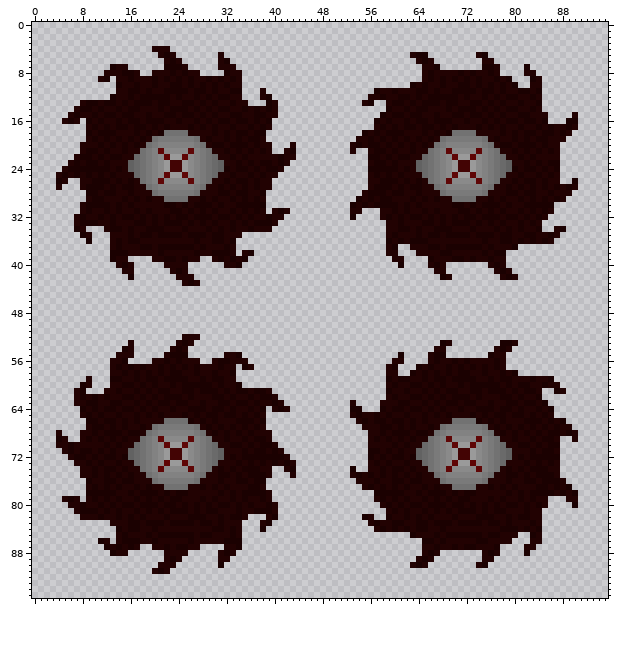
Two versions of one sprite sheet, assets/images/chase_monster.png. This is how it looked before the edit.
The file is 96x96 pixels. Colours within 5 levels of each other are drawn and written as one.
After the commit:
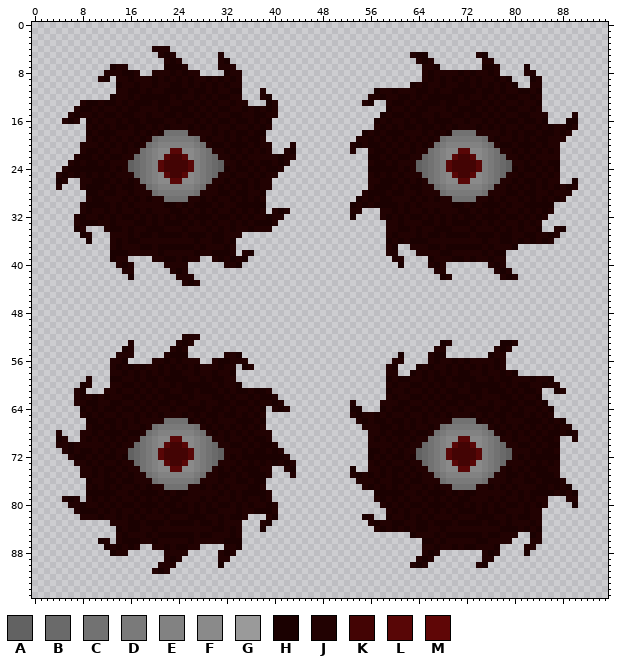
Palette (. is transparent): A #626262  B #6a6a6a  C #727272  D #7a7a7a  E #828282  F #8a8a8a  G #9a9a9a  H #1b0101  J #220202  K #430404  L #580606  M #5f0606
The exact change:
Changed rows in their new state; - is an unchanged pixel.
first column x 21:
21 F-LL-F------------------------------------------F-LL-F
22 -LKKL--------------------------------------------LKKL-
23 LK--KL------------------------------------------LK--KL
24 LK--KL------------------------------------------LK--KL
25 -LKKL--------------------------------------------LKKL-
26 F-LL-F------------------------------------------F-LL-F
first column x 21:
69 F-LL-F------------------------------------------F-LL-F
70 -LKKL--------------------------------------------LKKL-
71 LK--KL------------------------------------------LK--KL
72 LK--KL------------------------------------------LK--KL
73 -LKKL--------------------------------------------LKKL-
74 F-LL-F------------------------------------------F-LL-F
Boxes around the changes in both pictures, in picture pixels (x1, y1, x2, y2):
changed: (158, 148, 194, 184)
changed: (446, 148, 482, 184)
changed: (158, 436, 194, 472)
changed: (446, 436, 482, 472)
